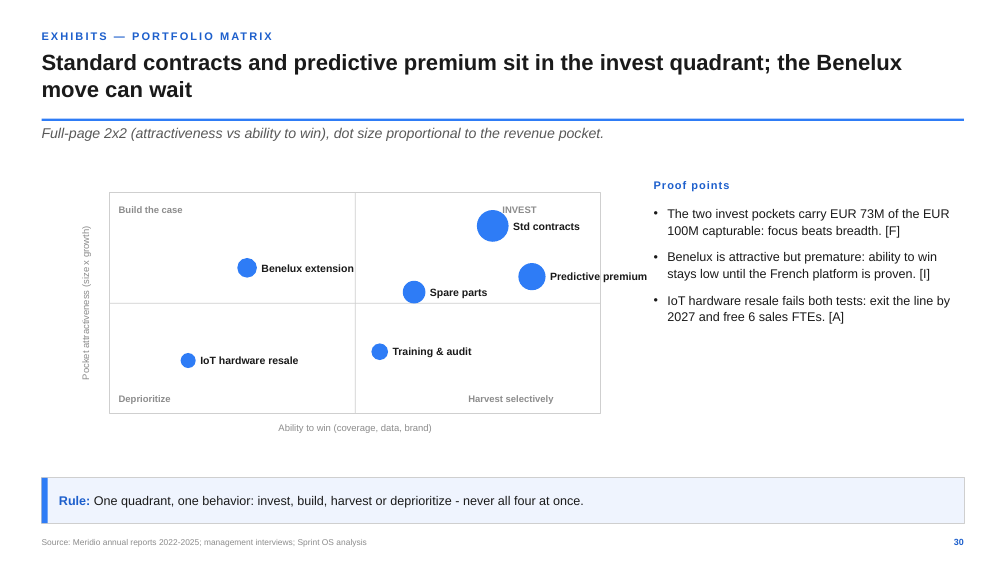
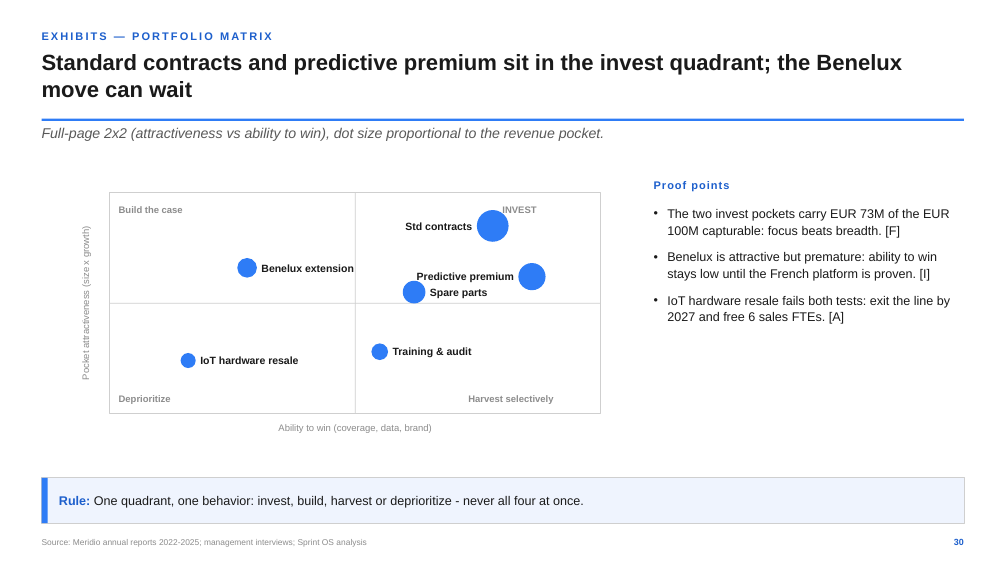
Before and after one commit to benkothmane-debug/sprintospptx, a slide deck: slide 34 of examples/golden-deck.pptx. Drawn at 1008x567 pixels with LibreOffice and Linux fonts; fonts in the diff are those of the drawing. Boxes give left, top, right and bottom in pixels: in the first picture for what was removed or moved away, otherwise in the second. Text is boxed around its words. In the diff, an @@ line names an element or a change of style, - is before the commit and + after.

```diff
--- a/examples/golden-deck.pptx
+++ b/examples/golden-deck.pptx
@@ text "Std contracts": place and size @@
-text "Std contracts" at bbox=[513, 222, 580, 230]
+text "Std contracts" at bbox=[405, 222, 472, 230]
@@ text "Std contracts" at bbox=[405, 222, 472, 230]: alignment left to right @@
@@ text "Predictive premium": place and size @@
-text "Predictive premium" at bbox=[550, 272, 647, 282]
+text "Predictive premium" at bbox=[417, 272, 514, 283]
@@ text "Predictive premium" at bbox=[417, 272, 514, 283]: alignment left to right @@
```
Also in this commit, not shown: 8 other slides changed, 16 other files.
